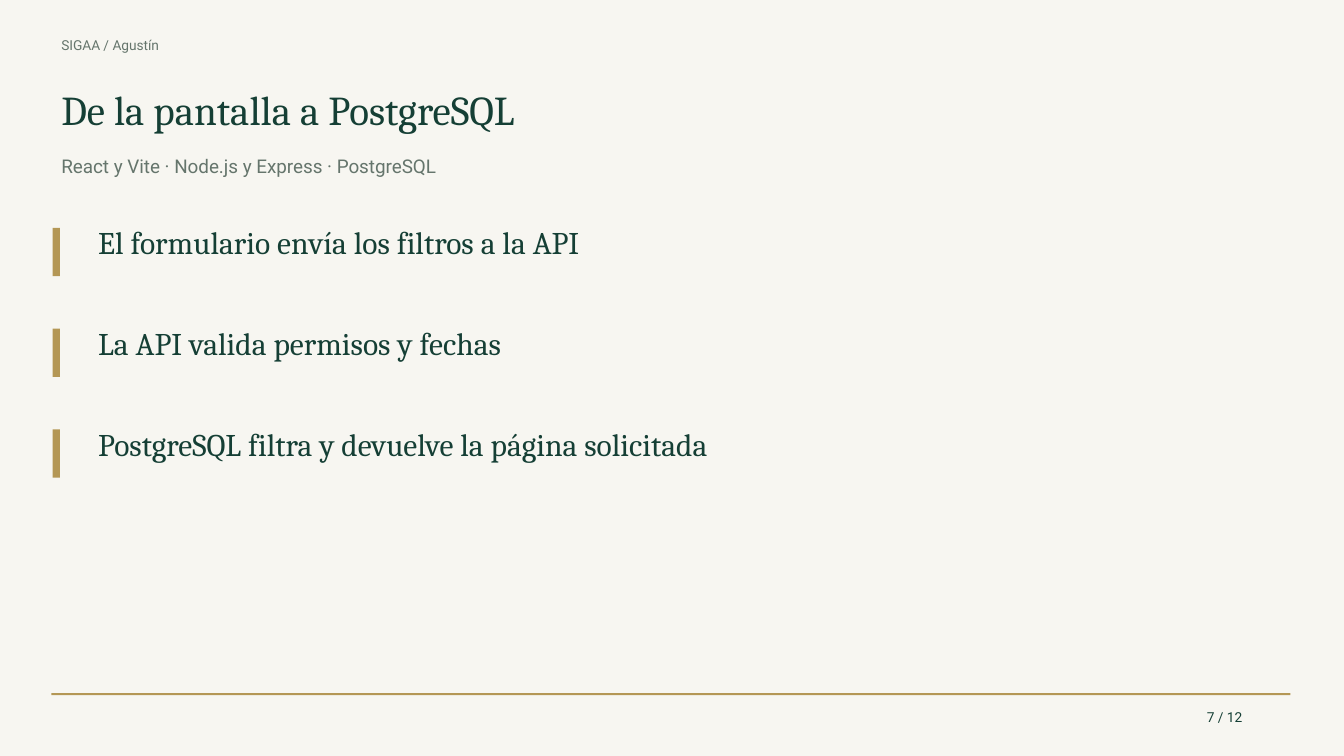
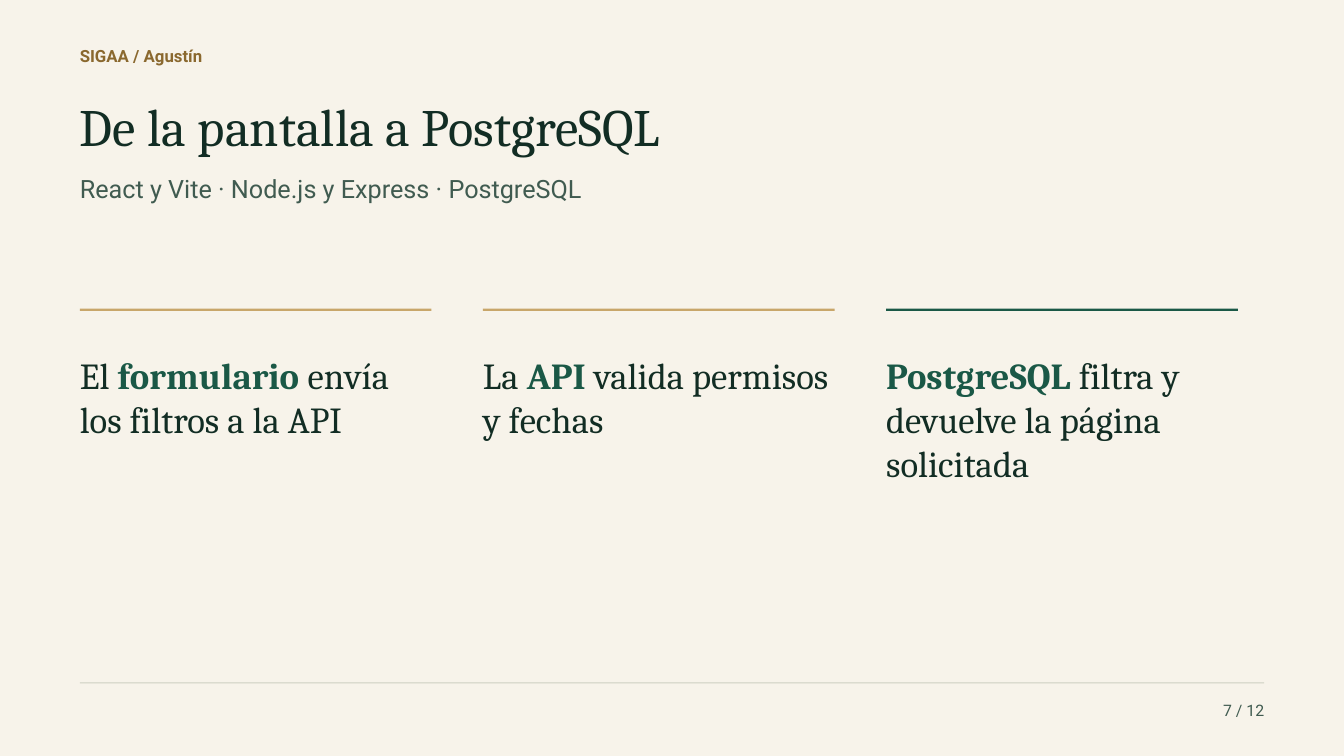
Before and after one commit to joellopez775/SIGAA-Capstone-2026, a slide deck: slide 7 of Fase 2/Evidencias Proyecto/SIGAA/output/presentaciones/Avance SIGAA - 12 noviembre 2026.pptx. Drawn at 1344x756 pixels with LibreOffice and Linux fonts; fonts in the diff are those of the drawing. Boxes give left, top, right and bottom in pixels: in the first picture for what was removed or moved away, otherwise in the second. Text is boxed around its words. In the diff, an @@ line names an element or a change of style, - is before the commit and + after.

```diff
--- a/Fase 2/Evidencias Proyecto/SIGAA/output/presentaciones/Avance SIGAA - 12 noviembre 2026.pptx
+++ b/Fase 2/Evidencias Proyecto/SIGAA/output/presentaciones/Avance SIGAA - 12 noviembre 2026.pptx
@@ background #F7F6F1 to #F7F3EA @@
@@ text "SIGAA / Agustín": place and size @@
-text "SIGAA / Agustín" at <box>61,40,159,53</box>
+text "SIGAA / Agustín" at <box>80,49,203,66</box>
@@ text "SIGAA / Agustín" at <box>80,49,203,66</box>: size 9.8 to 12 pt, text colour #65756C to #8A682E, bold on; vertical alignment top to middle @@
@@ text "De la pantalla a PostgreSQL": place and size @@
-text "De la pantalla a PostgreSQL" at <box>61,96,514,134</box>
+text "De la pantalla a PostgreSQL" at <box>80,109,660,157</box>
@@ text "De la pantalla a PostgreSQL" at <box>80,109,660,157</box>: size 29.2 to 37.5 pt, text colour #153F35 to #122D24; vertical alignment top to middle @@
@@ text "React y Vite · Node.js ...": place and size @@
-text "React y Vite · Node.js ..." at <box>61,159,436,177</box>
+text "React y Vite · Node.js ..." at <box>80,179,582,204</box>
@@ text "React y Vite · Node.js ..." at <box>80,179,582,204</box>: size 13.5 to 18 pt, text colour #65756C to #405B50; vertical alignment top to middle @@
@@ rectangle removed at <box>52,228,59,276</box> @@
@@ rectangle removed at <box>52,329,59,377</box> @@
@@ rectangle added at <box>80,309,432,311</box>, fill #C8A66A @@
@@ rectangle added at <box>483,309,835,311</box>, fill #C8A66A @@
@@ rectangle added at <box>886,309,1238,311</box>, fill #1A5846 @@
@@ text "El formulario envía los filtros ...": place and size @@
-text "El formulario envía los filtros ..." at <box>98,231,579,255</box>
+text "El formulario envía los filtros ..." at <box>80,363,389,434</box>
@@ text "El formulario envía los filtros ..." at <box>80,363,389,434</box>: size 22.5 to 26.2 pt; text colour #153F35 to #122D24 in "El envía los filtros a la API"; text colour #153F35 to #1A5846, bold on in "formulario" @@
@@ text "La API valida permisos y ...": place and size @@
-text "La API valida permisos y ..." at <box>98,332,501,362</box>
+text "La API valida permisos y ..." at <box>483,363,828,441</box>
@@ text "La API valida permisos y ..." at <box>483,363,828,441</box>: size 22.5 to 26.2 pt; text colour #153F35 to #122D24 in "La valida permisos y fechas"; text colour #153F35 to #1A5846, bold on in "API" @@
@@ text "PostgreSQL filtra y devuelve la ...": place and size @@
-text "PostgreSQL filtra y devuelve la ..." at <box>98,433,707,463</box>
+text "PostgreSQL filtra y devuelve la ..." at <box>886,363,1180,478</box>
@@ text "PostgreSQL filtra y devuelve la ..." at <box>886,363,1180,478</box>: size 22.5 to 26.2 pt; text colour #153F35 to #1A5846, bold on in "PostgreSQL"; text colour #153F35 to #122D24 in "filtra y devuelve la página solicitada" @@
@@ rectangle removed at <box>52,430,59,478</box> @@
@@ rectangle: place and size @@
-rectangle at <box>51,694,1291,696</box>
+rectangle at <box>80,683,1264,684</box>
@@ rectangle at <box>80,683,1264,684</box>: fill #B49755 to #CDCFC1 @@
@@ text "7 / 12": place and size @@
-text "7 / 12" at <box>1207,712,1242,722</box>
+text "7 / 12" at <box>1223,704,1264,716</box>
@@ text "7 / 12" at <box>1223,704,1264,716</box>: size 9.8 to 11.2 pt, text colour #153F35 to #405B50; alignment left to right; vertical alignment top to middle @@
```
Also in this commit, not shown: 11 other slides changed, 2 other files.
